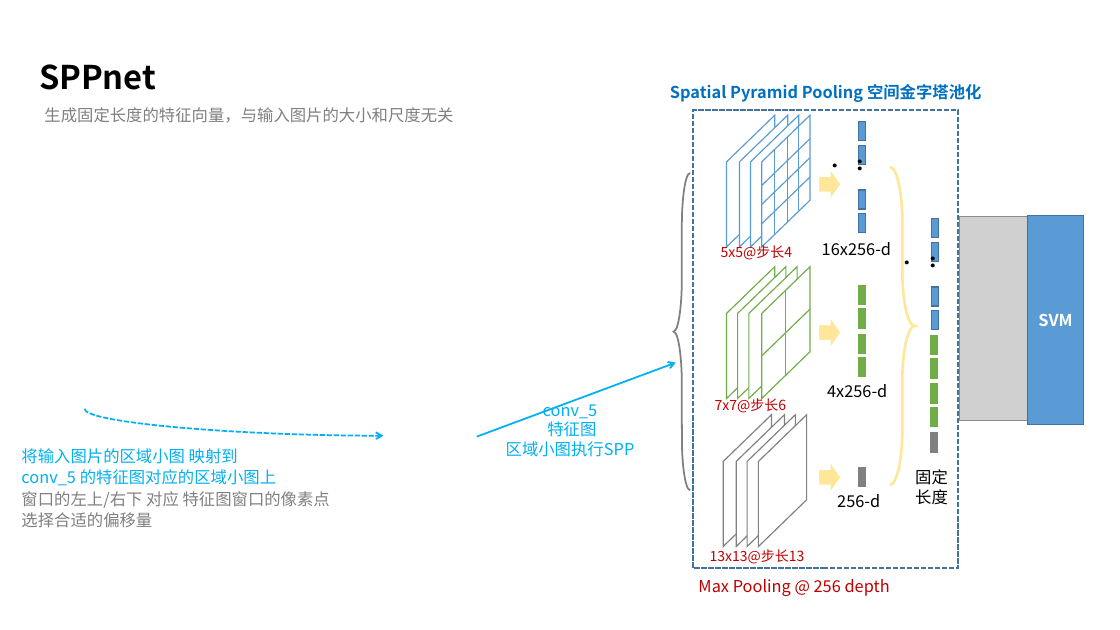
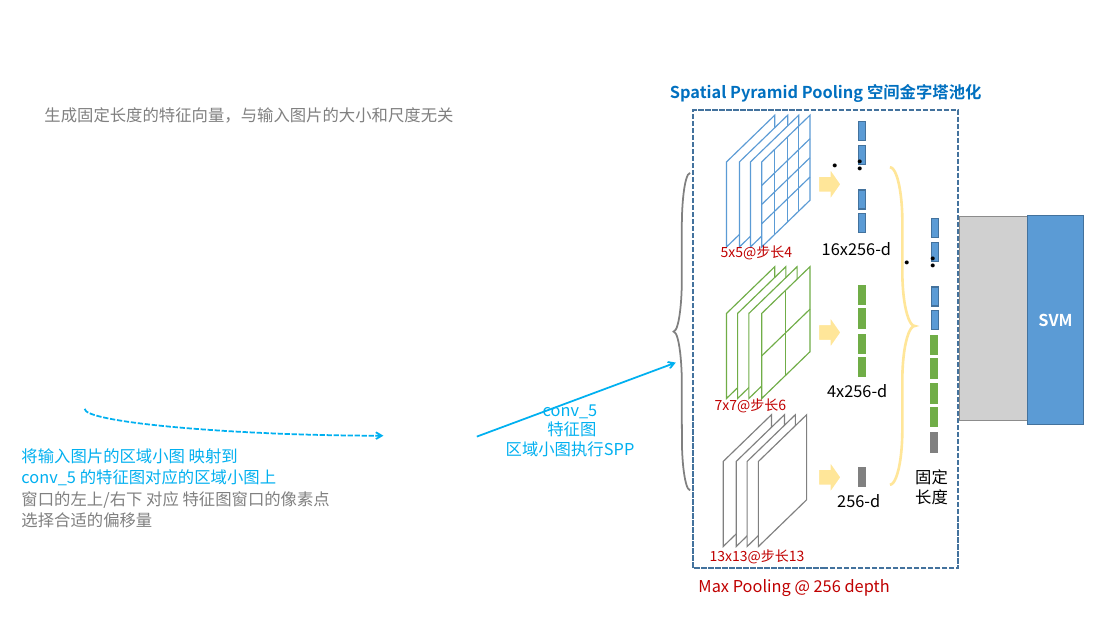
Before and after one commit to taylorguo/GAN_Understanding_Practicing, a slide deck: slide 9 of GAN_Understanding/GANunderstanding.pptx (slide 8 before the commit). Drawn at 1120x630 pixels with LibreOffice and Linux fonts; fonts in the diff are those of the drawing; grey boxes stand for pictures. Boxes give left, top, right and bottom in pixels: in the first picture for what was removed or moved away, otherwise in the second. Text is boxed around its words. In the diff, an @@ line names an element or a change of style, - is before the commit and + after.

```diff
--- a/GAN_Understanding/GANunderstanding.pptx
+++ b/GAN_Understanding/GANunderstanding.pptx
@@ text removed at [39,64,156,90] @@
-SPPnet
```
Also in this commit, not shown: 6 other slides changed, 1 slide added, 3 slides removed.
